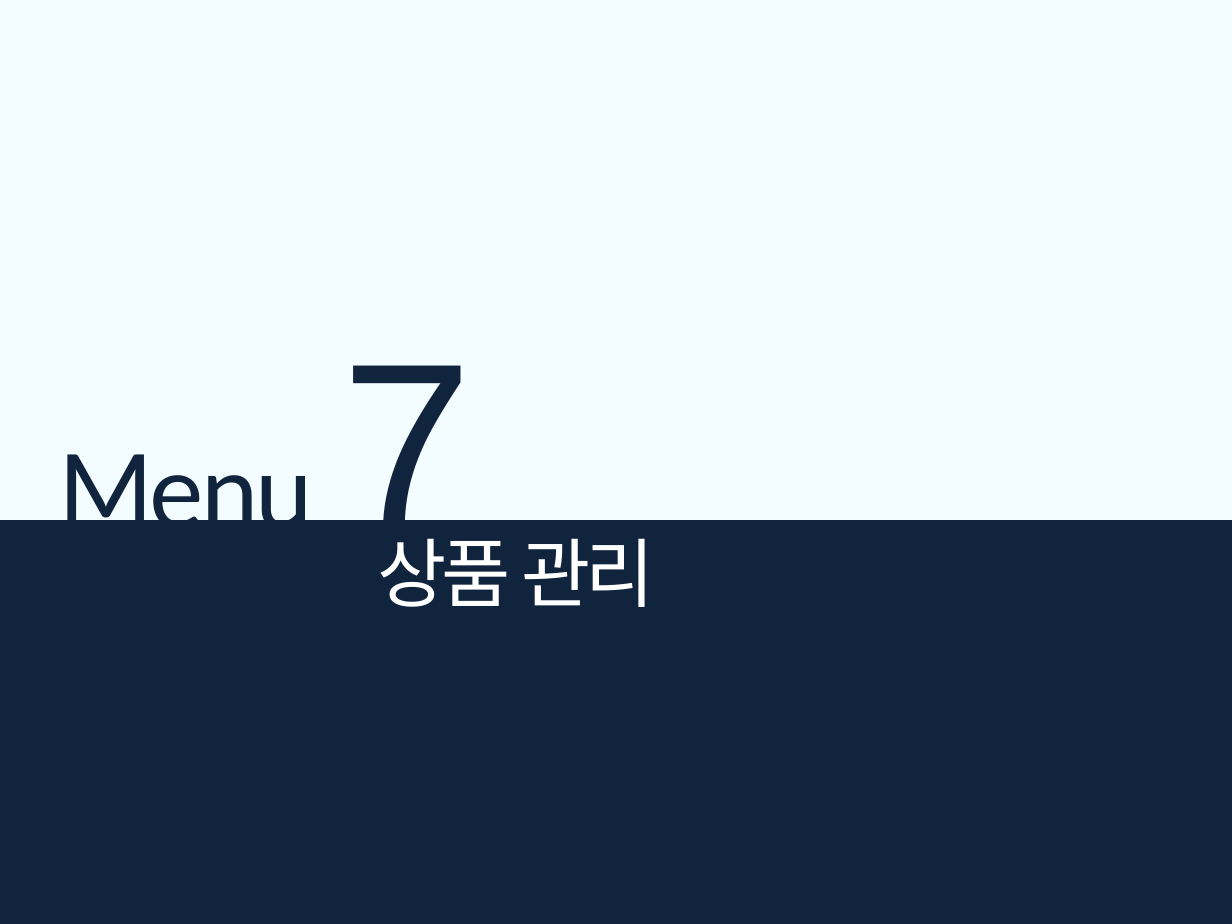
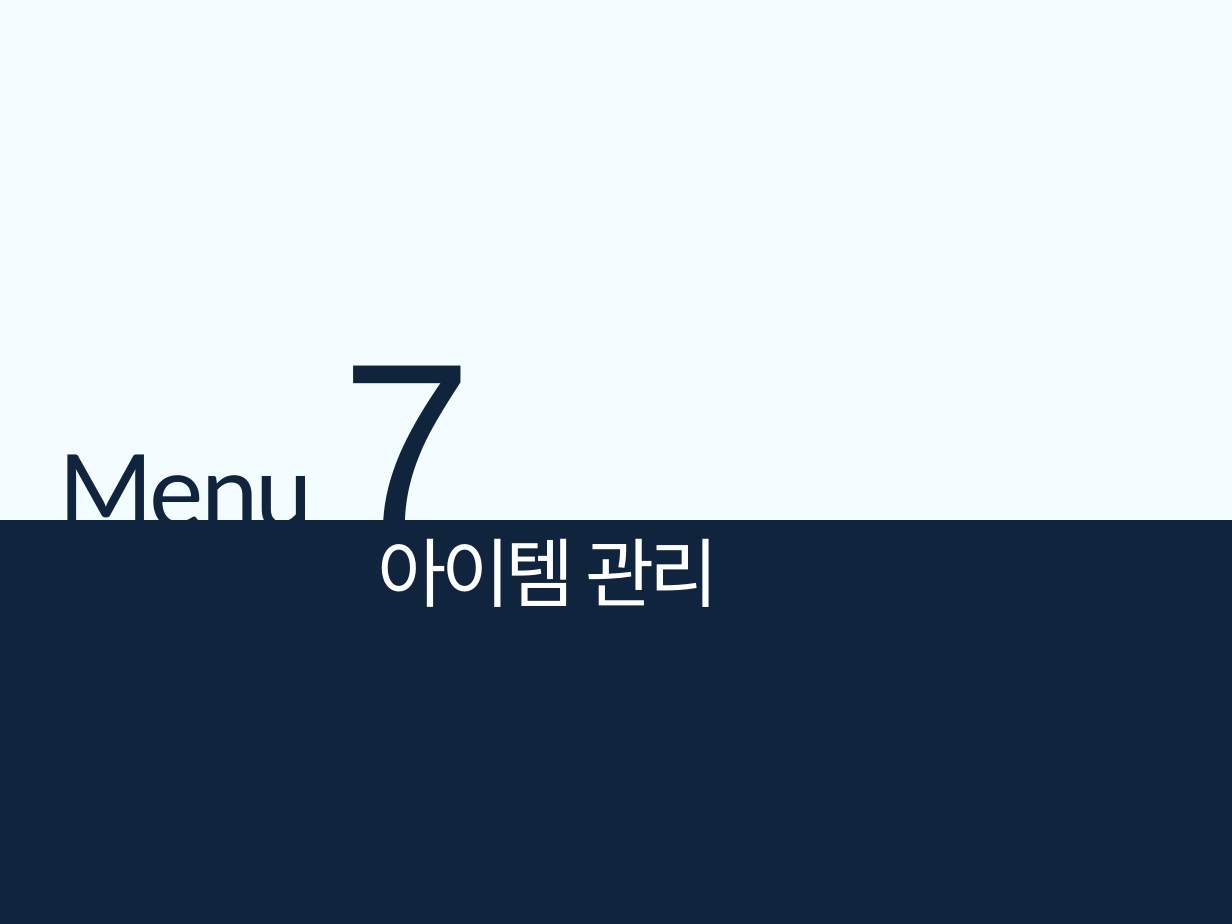
Before and after one commit to kimheewon/project, a slide deck: slide 34 of Document/인턴_김희원_산출물_화면정의서_관리자_v1.2.2.pptx. Drawn at 1232x924 pixels with LibreOffice and Linux fonts; fonts in the diff are those of the drawing. Boxes give left, top, right and bottom in pixels: in the first picture for what was removed or moved away, otherwise in the second. Text is boxed around its words. In the diff, an @@ line names an element or a change of style, - is before the commit and + after.

```diff
--- a/Document/인턴_김희원_산출물_화면정의서_관리자_v1.2.2.pptx
+++ b/Document/인턴_김희원_산출물_화면정의서_관리자_v1.2.2.pptx
@@ text at (377,538,719,607): text changed @@
-상품 관리
+아이템 관리
```
Also in this commit, not shown: 30 other slides changed, 9 other files.
